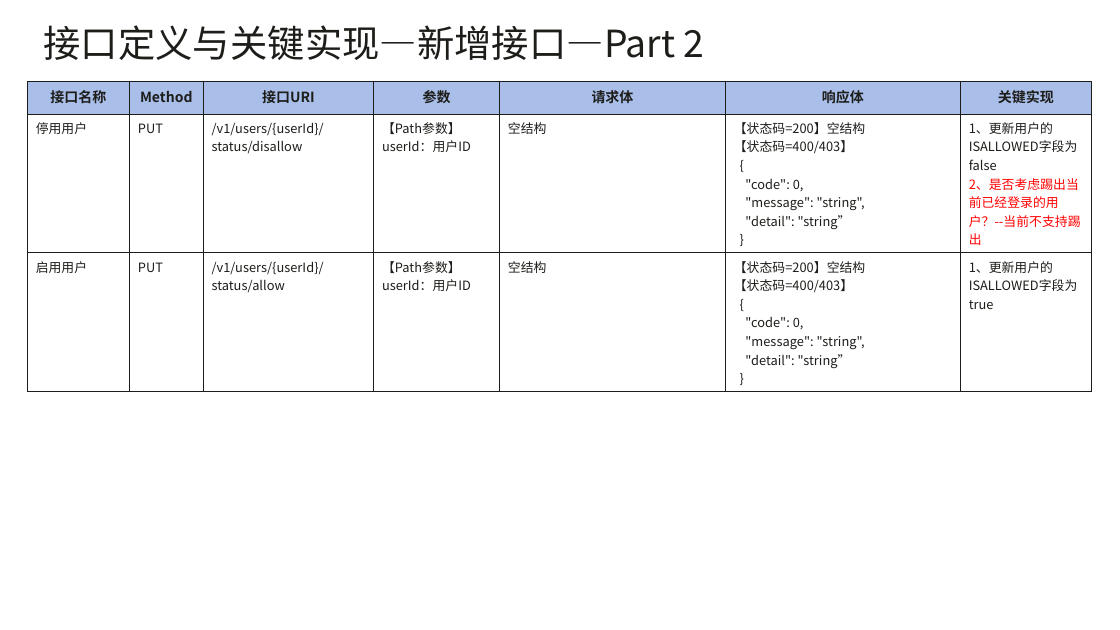
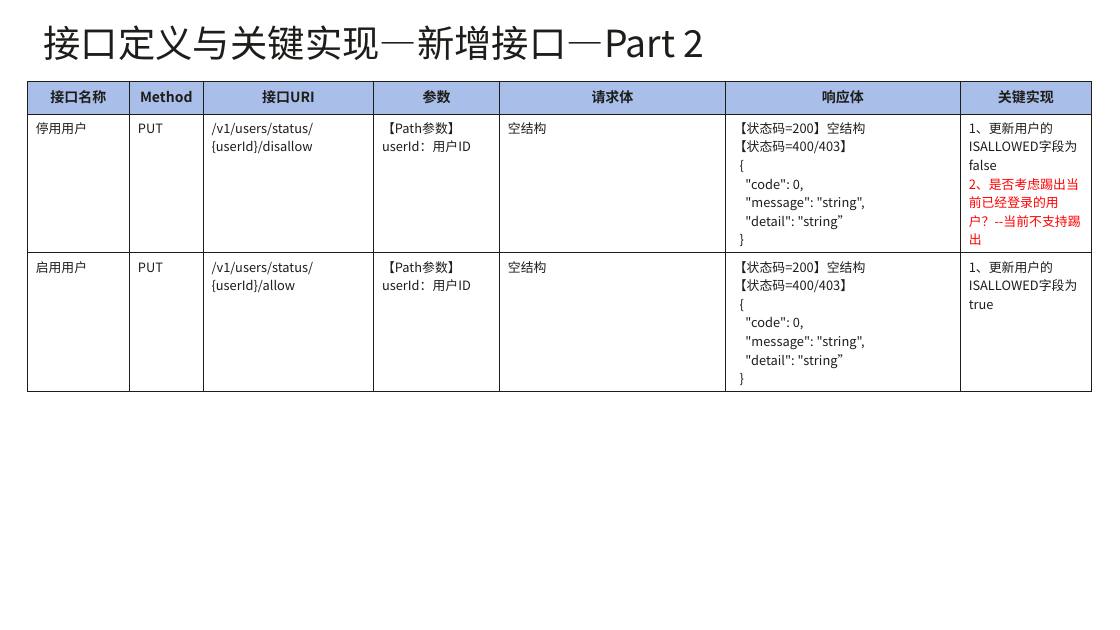
Before and after one commit to EdgeGallery/community, a slide deck: slide 17 of Architecture WG/Requirements/v1.1/Edge Gallery1.1 用户管理特性优化与分权控制方案分析.pptx. Drawn at 1120x630 pixels with LibreOffice and Linux fonts; fonts in the diff are those of the drawing. Boxes give left, top, right and bottom in pixels: in the first picture for what was removed or moved away, otherwise in the second. Text is boxed around its words. In the diff, an @@ line names an element or a change of style, - is before the commit and + after.

```diff
--- a/Architecture WG/Requirements/v1.1/Edge Gallery1.1 用户管理特性优化与分权控制方案分析.pptx
+++ b/Architecture WG/Requirements/v1.1/Edge Gallery1.1 用户管理特性优化与分权控制方案分析.pptx
@@ table at bbox=[28, 82, 1092, 372] @@
-row 2, column 3: /v1/users/{userId}/status/disallow
+row 2, column 3: /v1/users/status/{userId}/disallow
-row 3, column 3: /v1/users/{userId}/status/allow
+row 3, column 3: /v1/users/status/{userId}/allow
```
Also in this commit, not shown: 7 other slides changed.
